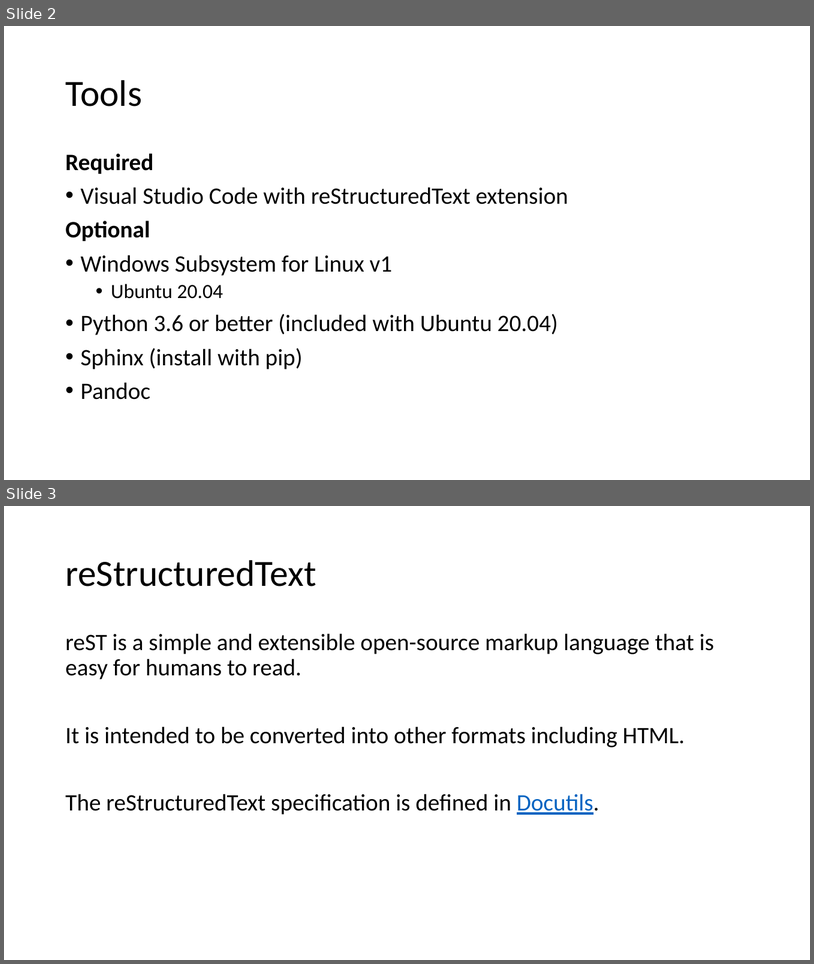
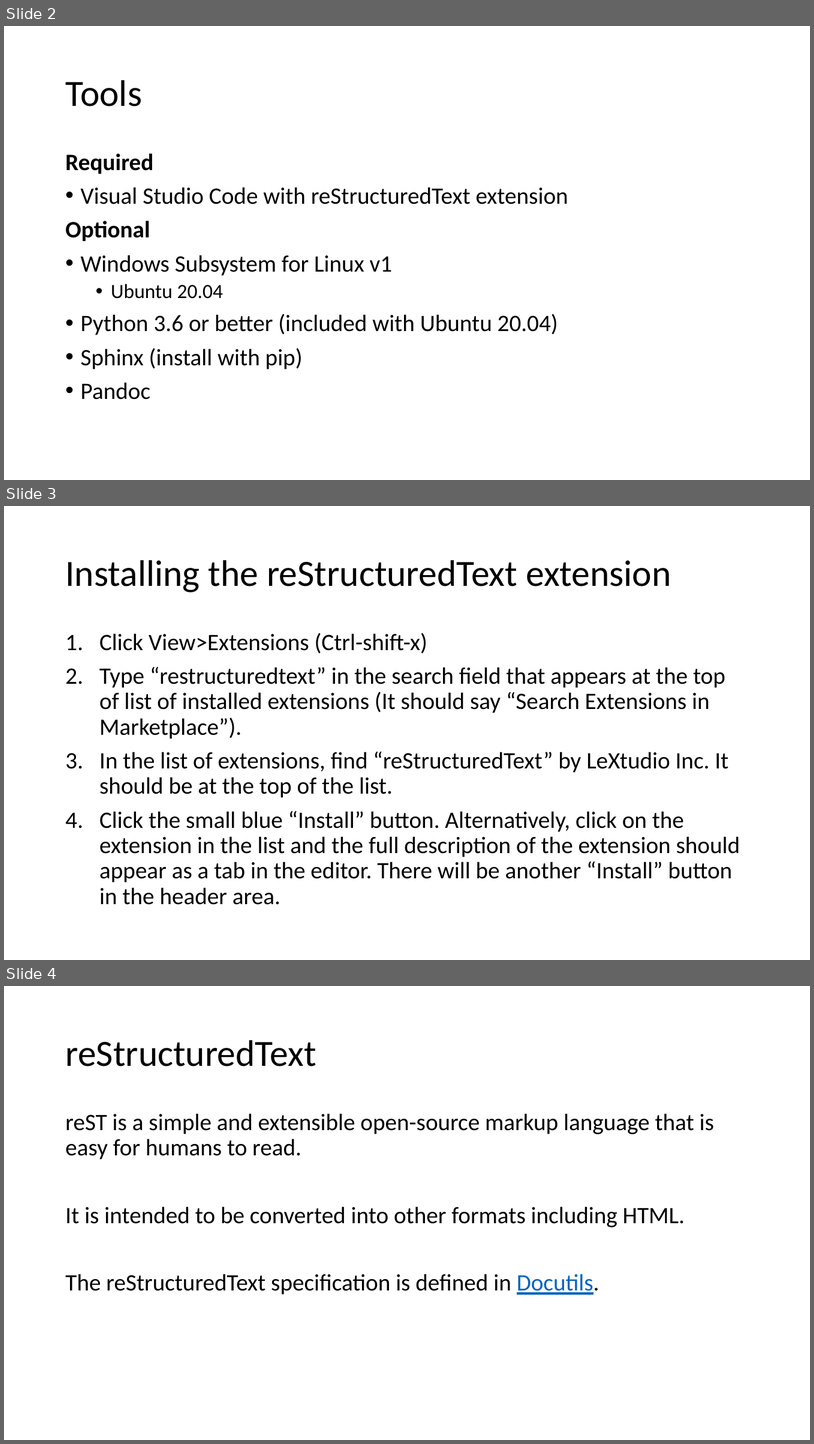
Before and after one commit to intelkevinputnam/tech-writing-school, a slide deck: rest-sphinx-for-open-source.pptx. Shown one above the other, each under a label of ours: slides 2 and 3 before the commit, slides 2, 3 and 4 after it. The pictures are 814x964 and 814x1444 pixels, drawn with LibreOffice and Linux fonts; fonts in the diff are those of the drawing. Boxes give left, top, right and bottom in pixels: in the first picture for what was removed or moved away, otherwise in the second. Text is boxed around its words. In the diff, an @@ line names an element or a change of style, - is before the commit and + after.

```diff
--- a/rest-sphinx-for-open-source.pptx
+++ b/rest-sphinx-for-open-source.pptx
@@ slide 3 added at (4,506,810,960), background #FFFFFF @@
@@ title added at (65,560,671,592), 44 pt, text #000000 @@
+Installing the reStructuredText extension
@@ text added at (99,633,741,904), 28 pt, text #000000 @@
+1. Click View>Extensions (Ctrl-shift-x)
+2. Type “restructuredtext” in the search field that appears at the top of list of installed extensions (It should say “Search Extensions in Marketplace”).
+3. In the list of extensions, find “reStructuredText” by LeXtudio Inc. It should be at the top of the list.
+4. Click the small blue “Install” button. Alternatively, click on the extension in the list and the full description of the extension should appear as a tab in the editor. There will be another “Install” button in the header area.
@@ what was slide 3 is now slide 4 @@
```
Also in this commit, not shown: 2 slides changed, 1 other slide added, 1 other file.
